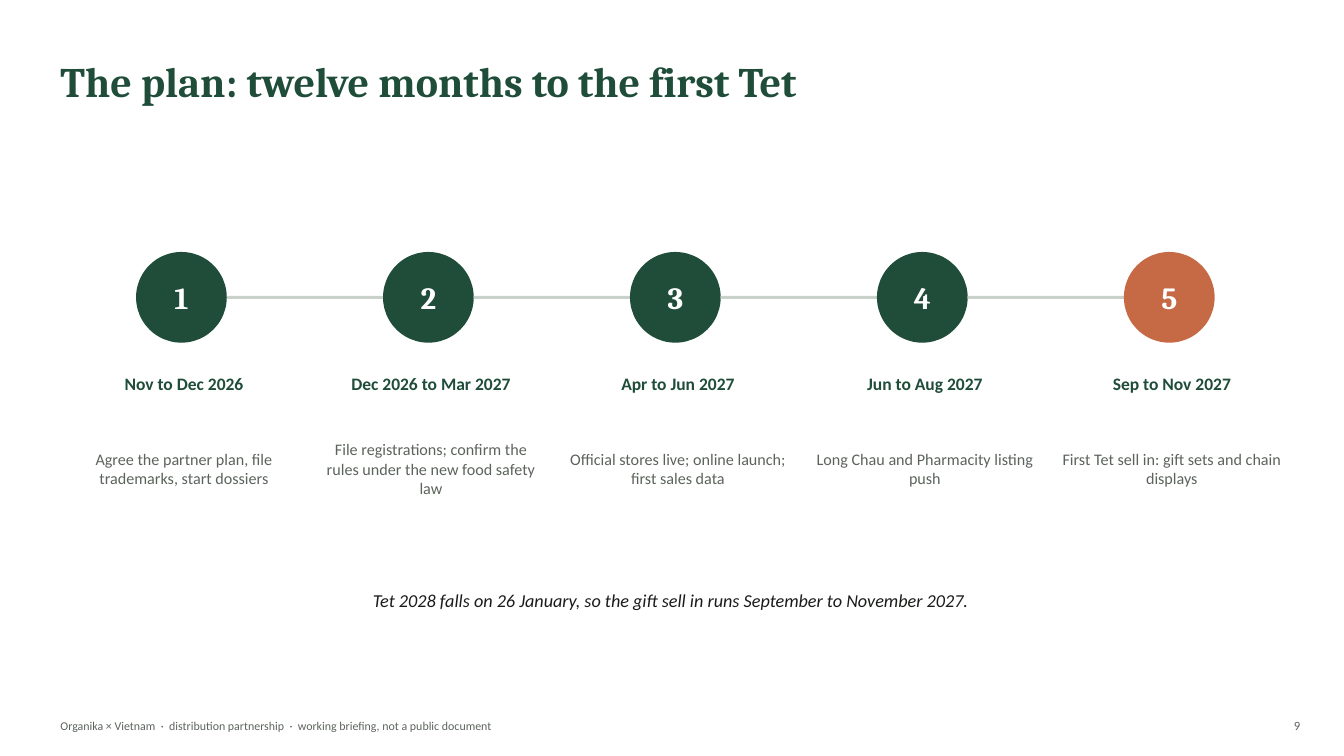
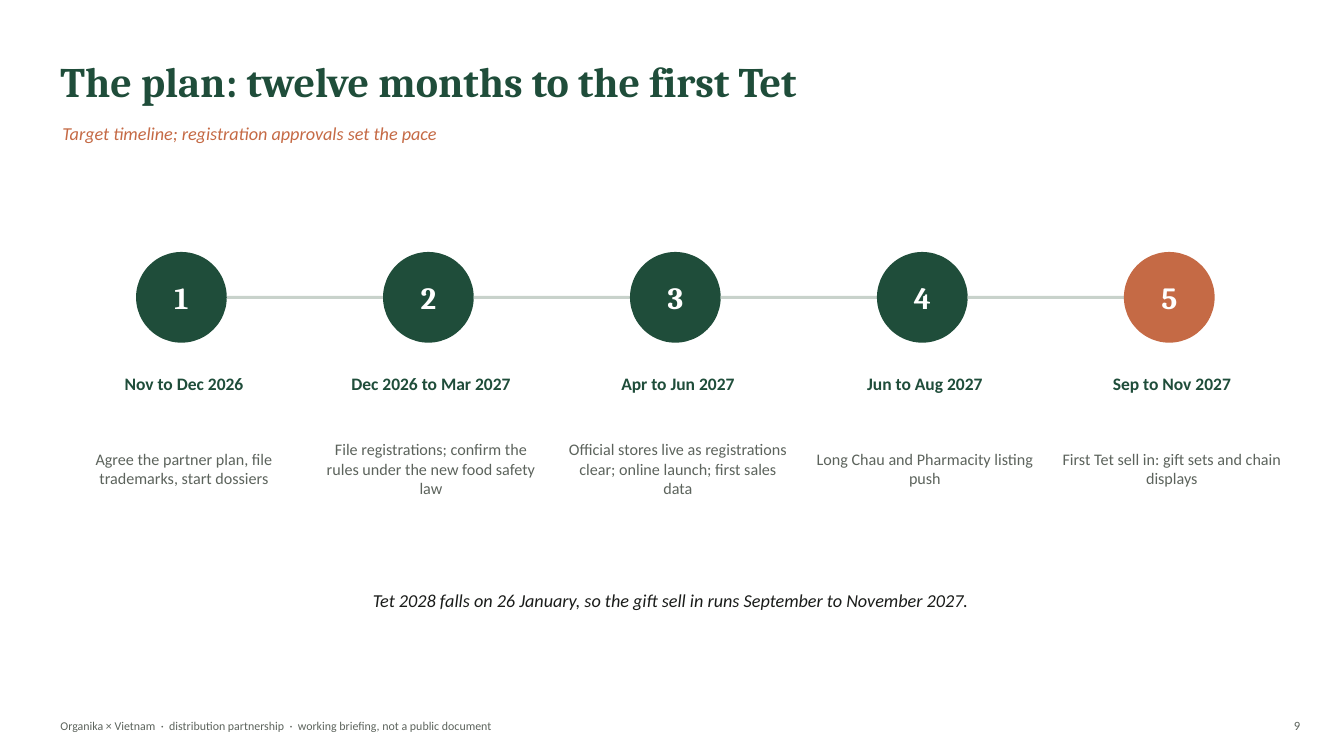
Before and after one commit to louisnto-cloud/my-first-project, a slide deck: slide 9 of vietnam-distributor-pitch.pptx. Drawn at 1344x756 pixels with LibreOffice and Linux fonts; fonts in the diff are those of the drawing. Boxes give left, top, right and bottom in pixels: in the first picture for what was removed or moved away, otherwise in the second. Text is boxed around its words. In the diff, an @@ line names an element or a change of style, - is before the commit and + after.

```diff
--- a/vietnam-distributor-pitch.pptx
+++ b/vietnam-distributor-pitch.pptx
@@ text added at <box>62,127,437,143</box>, 13 pt, text #C56A45, italic @@
+Target timeline; registration approvals set the pace
@@ text at <box>569,444,786,494</box>: text changed @@
-Official stores live; online launch; first sales data
+Official stores live as registrations clear; online launch; first sales data
```
